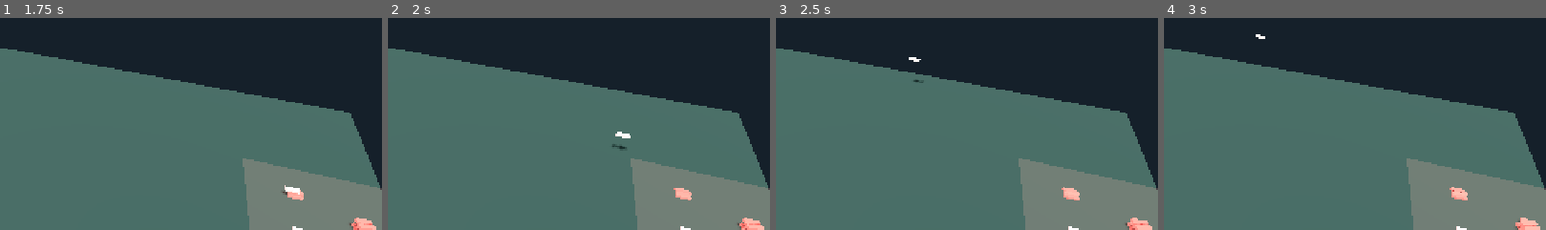
Above: before the commit, frames 1-4 (left to right).
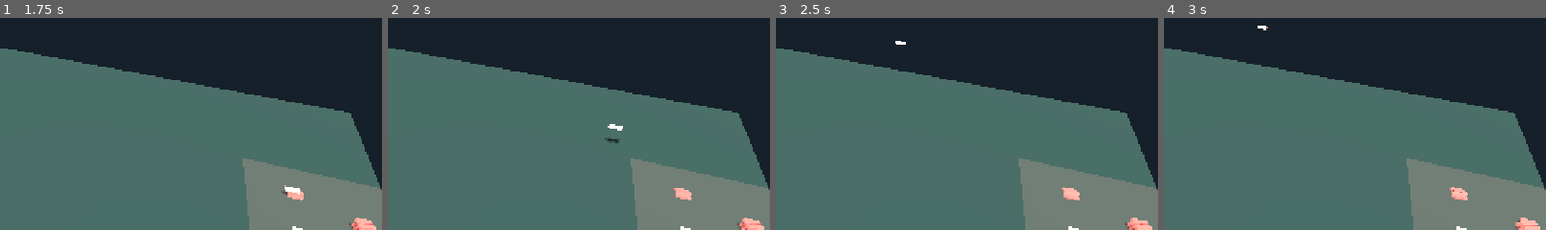
Above: after the commit, the same moments.

Repository: seo077/block_siege
Game: Godot game, scene res://main.tscn
Two runs of this game, one before a commit and one after it. Both use one fixed random seed, a clock stepped at 60 frames per second and the inputs below.
Inputs (mouse positions are % of the whole screen's width and height, from its top left):
- Up to frame 1 (1.75 s): tap Enter at 0.5 s; move the mouse to (72, 44) at 0.52 s; hold D 0.53-1.25 s; tap 1 at 0.6 s; click (72, 44) at 0.67 s; tap Space at 1.25 s; drag from (30, 54) to (45, 70) at 1.27 s
- Up to frame 2 (2 s): no input
- Up to frame 3 (2.5 s): move the mouse to (60, 27) at 2.02 s; hold D from 2.03 s (still down); tap Enter at 2.1 s
- Up to frame 4 (3 s): release D at 2.75 s; tap Enter at 2.75 s; drag from (45, 70) to (20, 34) at 2.77 s
The pictures show only the part of the screen within x 50-100%, y 20-70%; the shares and areas given below are measured in that part.

Frame 1 is identical in both runs. In frame 2, 0.2% of the frame differs, in the area x 56-64%, y 50-62%; in frame 3, 0.1%; in frame 4, less than 0.1%.

Commit message:
fix(physics): stabilize projectile settlement [T-021, REQ-015, REQ-016, REQ-017]

Diff:
--- a/scripts/main.gd
+++ b/scripts/main.gd
@@ -473,7 +473,7 @@
 	# A catapult's useful power band must span the field, while retaining enough
 	# separation between short, medium, and full drags to make aiming meaningful.
 	var minimum_impulse := 7.0 if weapon_index == 0 else 4.0
-	var maximum_impulse := 27.0 if weapon_index == 0 else 18.0
+	var maximum_impulse := 32.0 if weapon_index == 0 else 18.0
 	var power_ratio := clampf((drag.length() - 24.0) / 216.0, 0.0, 1.0)
 	var impulse_magnitude := lerpf(minimum_impulse, maximum_impulse, power_ratio)
 	return {
@@ -618,8 +618,11 @@
 		projectile.position = origin
 	projectile.linear_velocity = Vector3.ZERO
 	projectile.angular_velocity = Vector3.ZERO
-	projectile.linear_damp = 0.08
-	projectile.angular_damp = 10.0
+	projectile.linear_damp = 0.2
+	# The projectile is a thin timber block, so tumbling energy should dissipate
+	# quickly on impact instead of leaving a low-speed rolling contact alive until
+	# the resolution deadline. This remains ordinary per-body physics damping.
+	projectile.angular_damp = 40.0
 	var projectile_material := PhysicsMaterial.new()
 	projectile_material.friction = 1.0
 	projectile_material.rough = true
